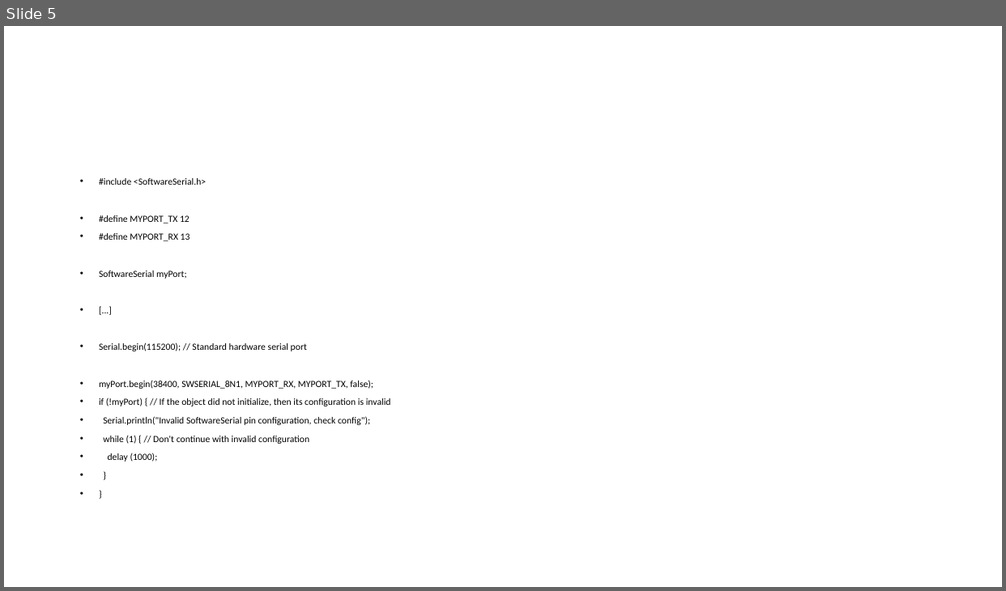
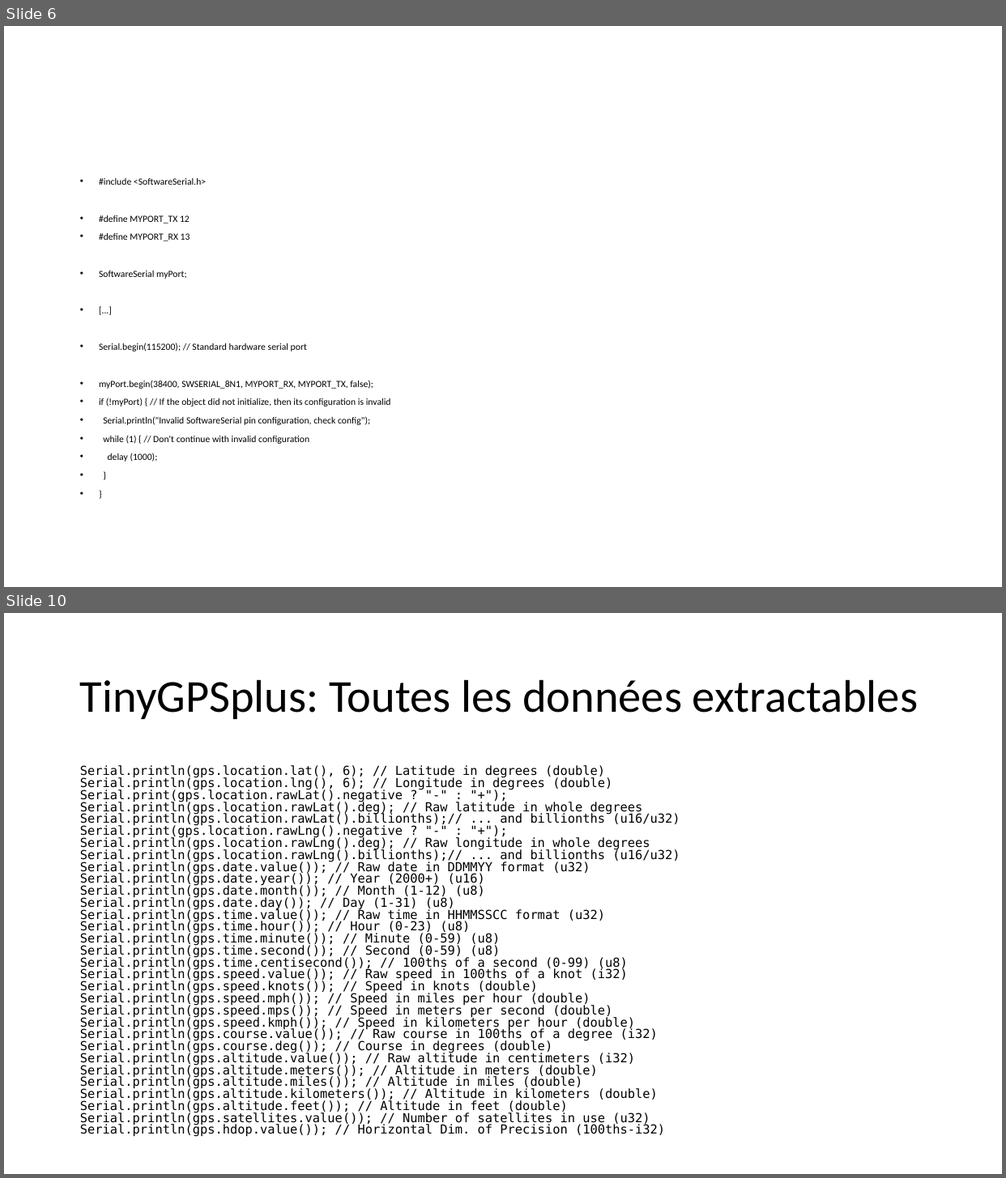
Before and after one commit to AurelienNiebes/SEMI-BA3-GPS3-GPS-Tracker-ESP8266, a slide deck: Notes.pptx. Shown one above the other, each under a label of ours: slide 5 before the commit, slides 6 and 10 after it; the slides between them are not shown. The pictures are 1006x591 and 1006x1178 pixels, drawn with LibreOffice and Linux fonts; fonts in the diff are those of the drawing. Boxes give left, top, right and bottom in pixels: in the first picture for what was removed or moved away, otherwise in the second. Text is boxed around its words. In the diff, an @@ line names an element or a change of style, - is before the commit and + after.

Commit message:
Update du 10/02/23
Photos des branchements
Codes pour extraire et transmettre toutes les infos GPS
1er schéma sur Fritzing

```diff
--- a/Notes.pptx
+++ b/Notes.pptx
@@ slide 10 added at [4, 613, 1002, 1174], background #FFFFFF @@
@@ title added at [80, 679, 918, 719], 44 pt, text #000000 @@
+TinyGPSplus: Toutes les données extractables
@@ text added at [80, 765, 680, 1137], 12 pt, text #000000 @@
+Serial.println(gps.location.lat(), 6); // Latitude in degrees (double)
+Serial.println(gps.location.lng(), 6); // Longitude in degrees (double)
+Serial.print(gps.location.rawLat().negative ? "-" : "+");
+Serial.println(gps.location.rawLat().deg); // Raw latitude in whole degrees
+Serial.println(gps.location.rawLat().billionths);// ... and billionths (u16/u32)
+Serial.print(gps.location.rawLng().negative ? "-" : "+");
+Serial.println(gps.location.rawLng().deg); // Raw longitude in whole degrees
+Serial.println(gps.location.rawLng().billionths);// ... and billionths (u16/u32)
+Serial.println(gps.date.value()); // Raw date in DDMMYY format (u32)
+Serial.println(gps.date.year()); // Year (2000+) (u16)
+Serial.println(gps.date.month()); // Month (1-12) (u8)
+Serial.println(gps.date.day()); // Day (1-31) (u8)
+Serial.println(gps.time.value()); // Raw time in HHMMSSCC format (u32)
+Serial.println(gps.time.hour()); // Hour (0-23) (u8)
+Serial.println(gps.time.minute()); // Minute (0-59) (u8)
+Serial.println(gps.time.second()); // Second (0-59) (u8)
+Serial.println(gps.time.centisecond()); // 100ths of a second (0-99) (u8)
+Serial.println(gps.speed.value()); // Raw speed in 100ths of a knot (i32)
+Serial.println(gps.speed.knots()); // Speed in knots (double)
+Serial.println(gps.speed.mph()); // Speed in miles per hour (double)
+Serial.println(gps.speed.mps()); // Speed in meters per second (double)
+Serial.println(gps.speed.kmph()); // Speed in kilometers per hour (double)
+Serial.println(gps.course.value()); // Raw course in 100ths of a degree (i32)
+Serial.println(gps.course.deg()); // Course in degrees (double)
+Serial.println(gps.altitude.value()); // Raw altitude in centimeters (i32)
+Serial.println(gps.altitude.meters()); // Altitude in meters (double)
+Serial.println(gps.altitude.miles()); // Altitude in miles (double)
+Serial.println(gps.altitude.kilometers()); // Altitude in kilometers (double)
+Serial.println(gps.altitude.feet()); // Altitude in feet (double)
+Serial.println(gps.satellites.value()); // Number of satellites in use (u32)
+Serial.println(gps.hdop.value()); // Horizontal Dim. of Precision (100ths-i32)
@@ what was slide 5 is now slide 6 @@
```
Also in this commit, not shown: 6 other slides added, 1 slide removed, 7 other files.
